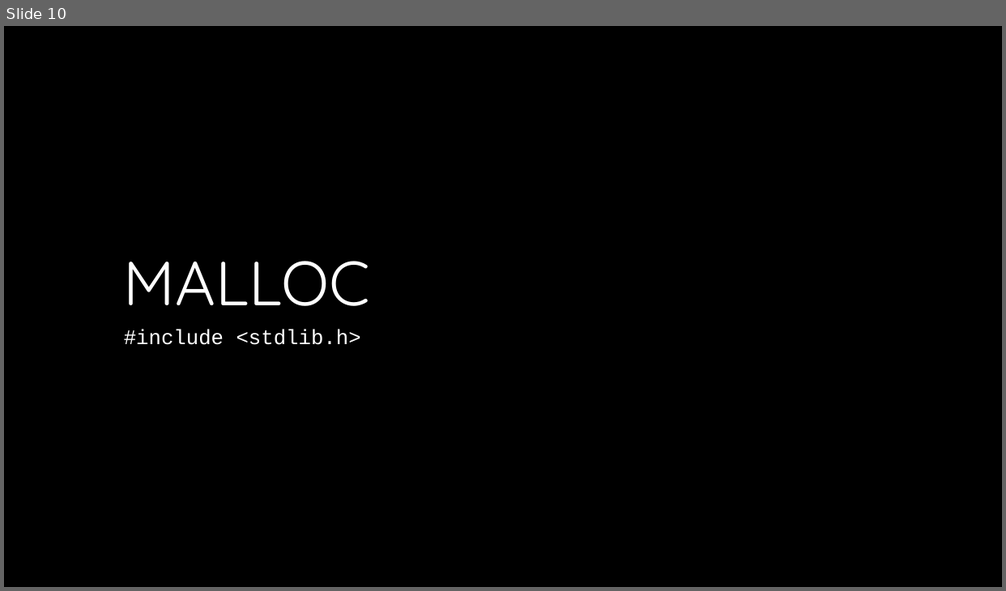
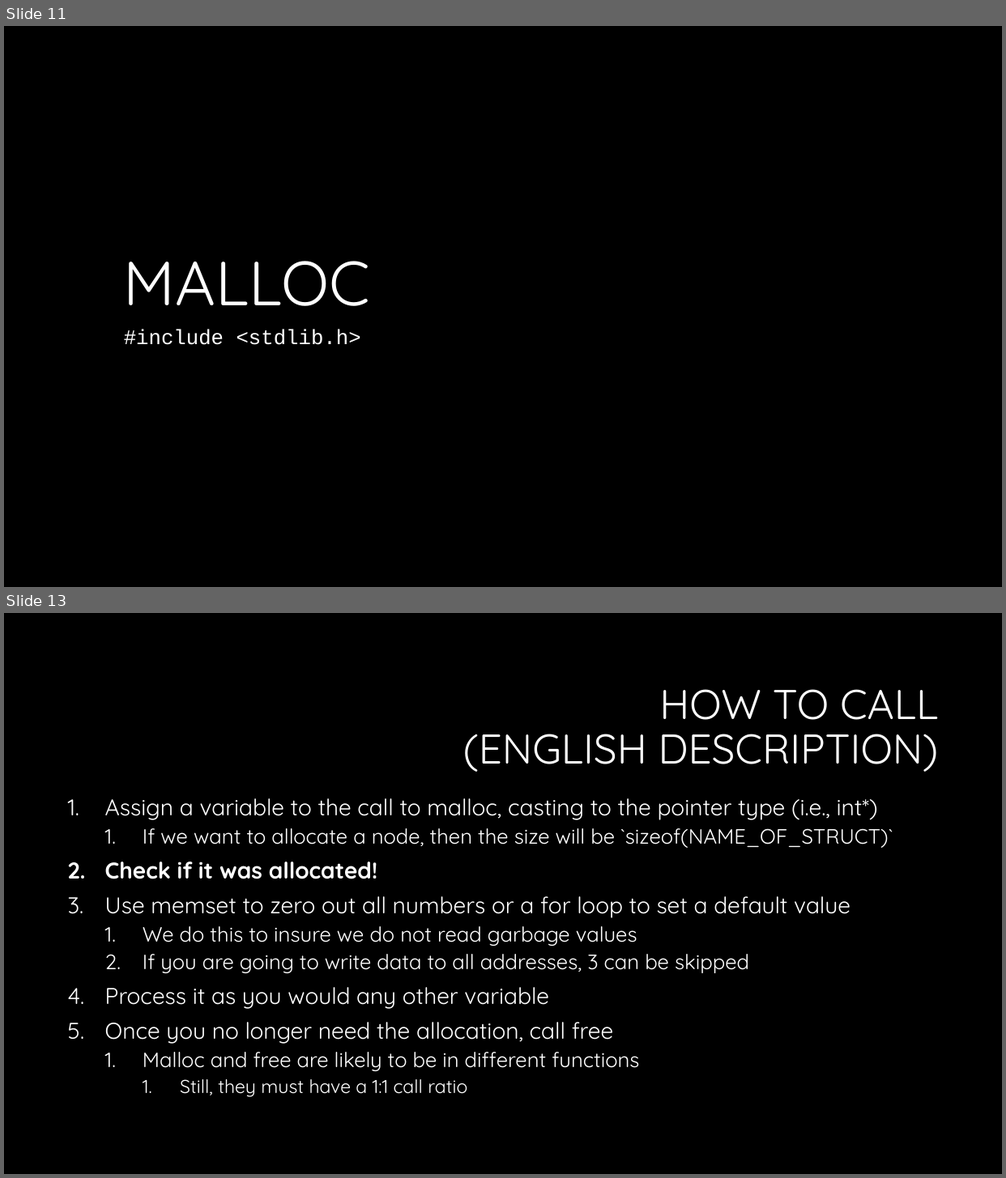
Before and after one commit to swiftlydesigner/122-Practice-Review, a slide deck: Slides/Review/121 Review.pptx. Shown one above the other, each under a label of ours: slide 10 before the commit, slides 11 and 13 after it; the slides between them are not shown. The pictures are 1006x591 and 1006x1178 pixels, drawn with LibreOffice and Linux fonts; fonts in the diff are those of the drawing; background and template pictures are left out. Boxes give left, top, right and bottom in pixels: in the first picture for what was removed or moved away, otherwise in the second. Text is boxed around its words. In the diff, an @@ line names an element or a change of style, - is before the commit and + after.

Commit message:
Finish Slides

```diff
--- a/Slides/Review/121 Review.pptx
+++ b/Slides/Review/121 Review.pptx
@@ slide 13 added at <box>4,613,1002,1174</box>, background #000000 @@
@@ title added at <box>463,689,939,772</box>, 40 pt, text #FFFFFF @@
+HOW TO CALL
+(ENGLISH DESCRIPTION)
@@ text added at <box>105,798,893,1097</box>, 22 pt, text #FFFFFF @@
+1. Assign a variable to the call to malloc, casting to the pointer type (i.e., int*)
+  1. If we want to allocate a node, then the size will be `sizeof(NAME_OF_STRUCT)`
+2. Check if it was allocated!
+3. Use memset to zero out all numbers or a for loop to set a default value
+  1. We do this to insure we do not read garbage values
+  2. If you are going to write data to all addresses, 3 can be skipped
+4. Process it as you would any other variable
+5. Once you no longer need the allocation, call free
+  1. Malloc and free are likely to be in different functions
+    1. Still, they must have a 1:1 call ratio
@@ what was slide 10 is now slide 11 @@
```
Also in this commit, not shown: 3 other slides added, 1 slide removed.
